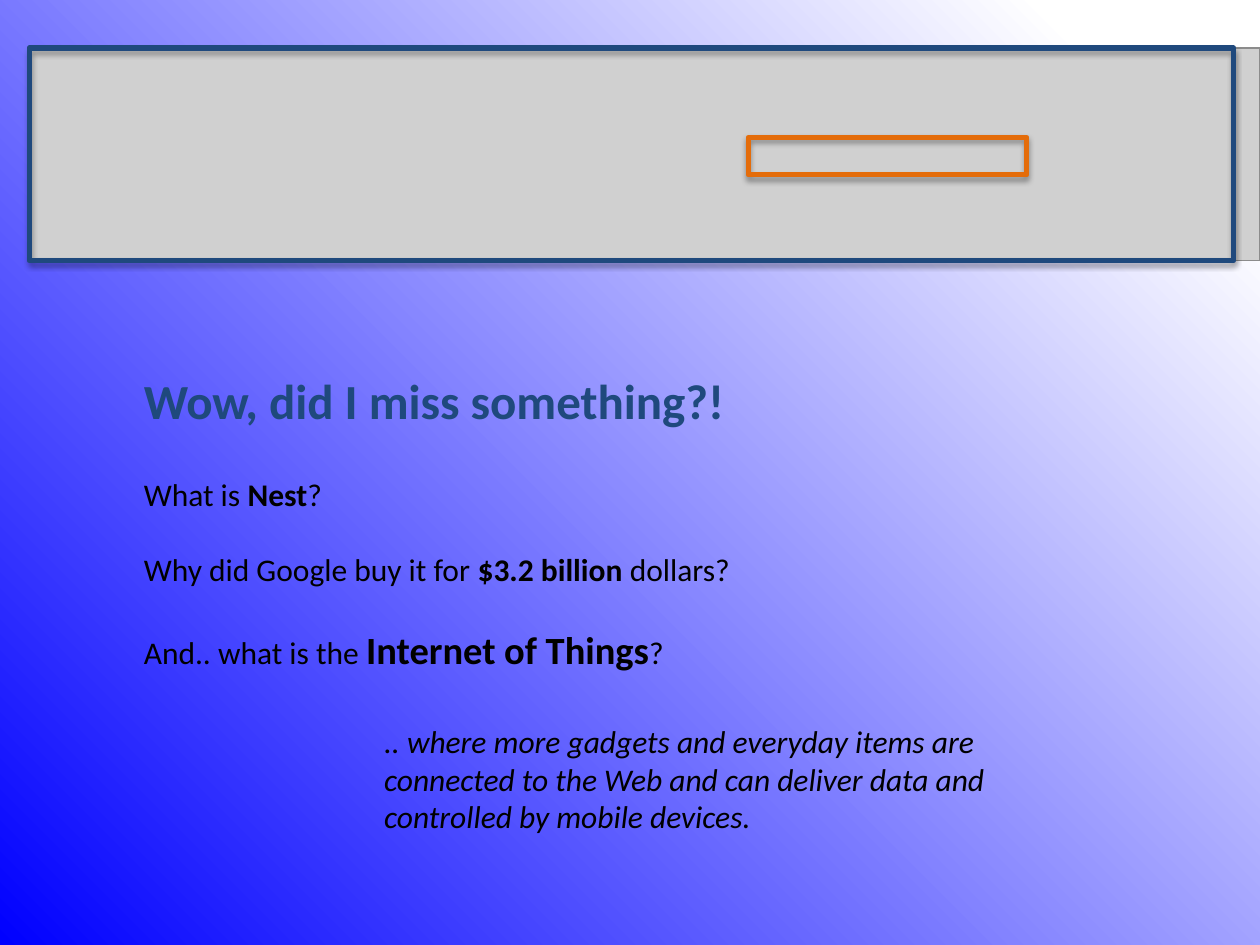
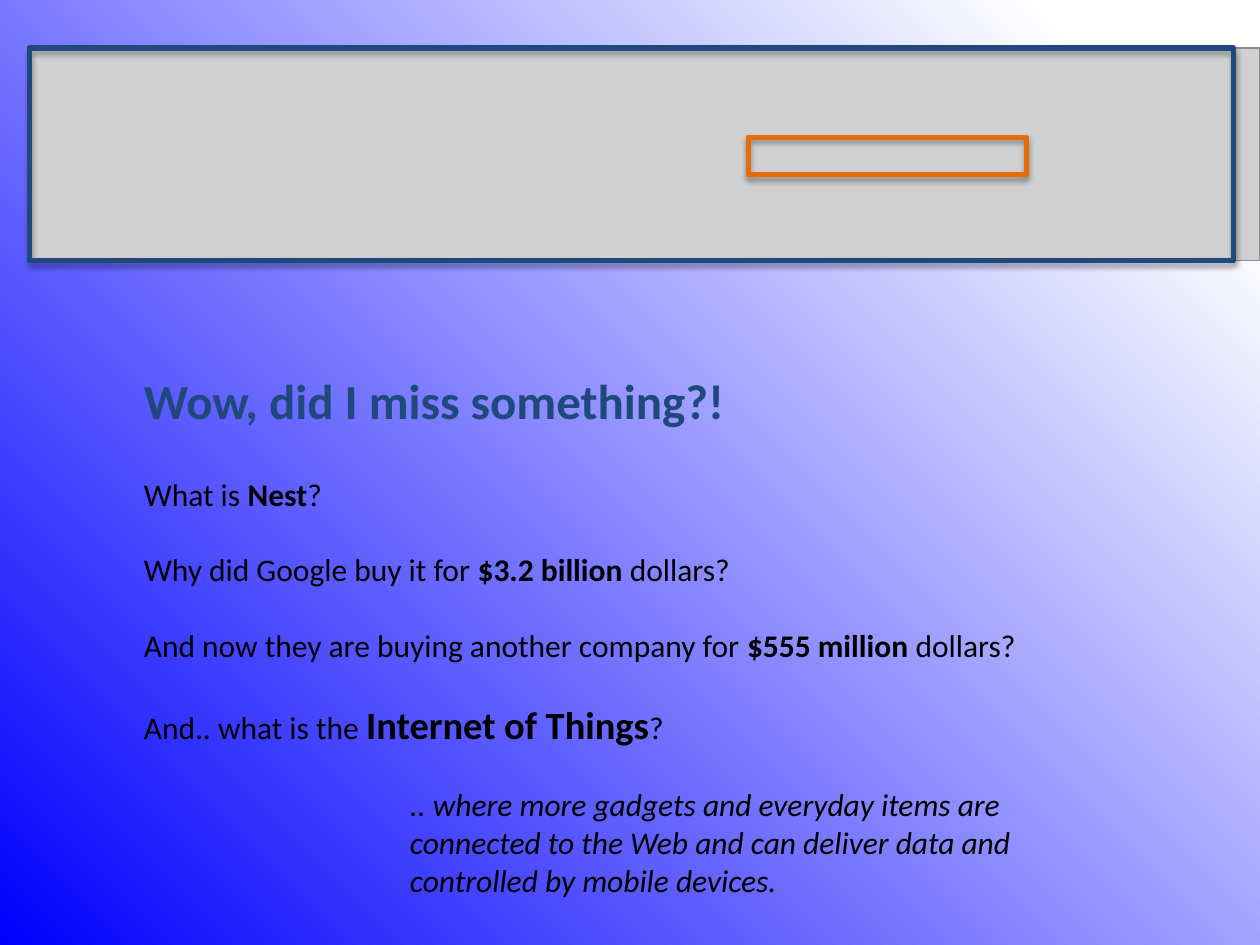
Before and after one commit to rubenverboon/skiir, a slide deck: slide 4 of Presentation/Final_presentation_group_002.pptx. Drawn at 1260x945 pixels with LibreOffice and Linux fonts; fonts in the diff are those of the drawing; grey boxes stand for pictures. Boxes give left, top, right and bottom in pixels: in the first picture for what was removed or moved away, otherwise in the second. Text is boxed around its words. In the diff, an @@ line names an element or a change of style, - is before the commit and + after.

```diff
--- a/Presentation/Final_presentation_group_002.pptx
+++ b/Presentation/Final_presentation_group_002.pptx
@@ text at (x1=144, y1=635, x2=1016, y2=663): paragraph added @@
+And now they are buying another company for $555 million dollars?
@@ text ".. where more gadgets and ..." moved from (x1=384, y1=731, x2=985, y2=833) to (x1=410, y1=794, x2=1011, y2=897) @@
```
Also in this commit, not shown: 7 other slides changed, 15 slides added, 1 slide removed.
